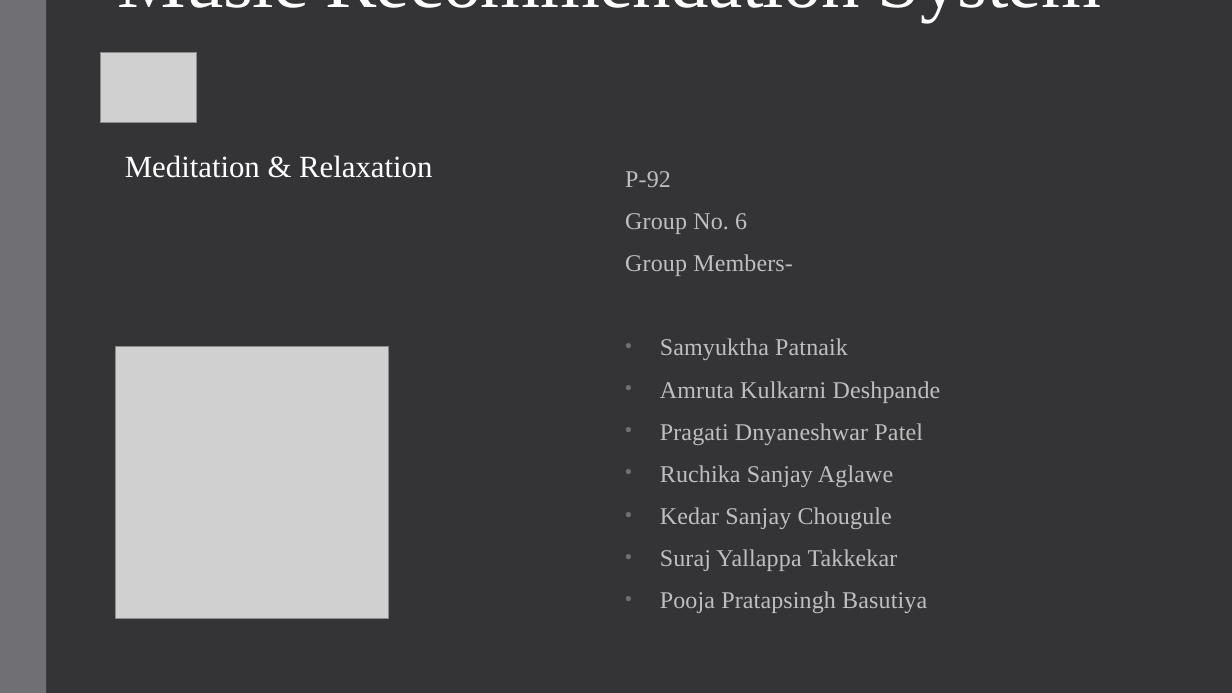
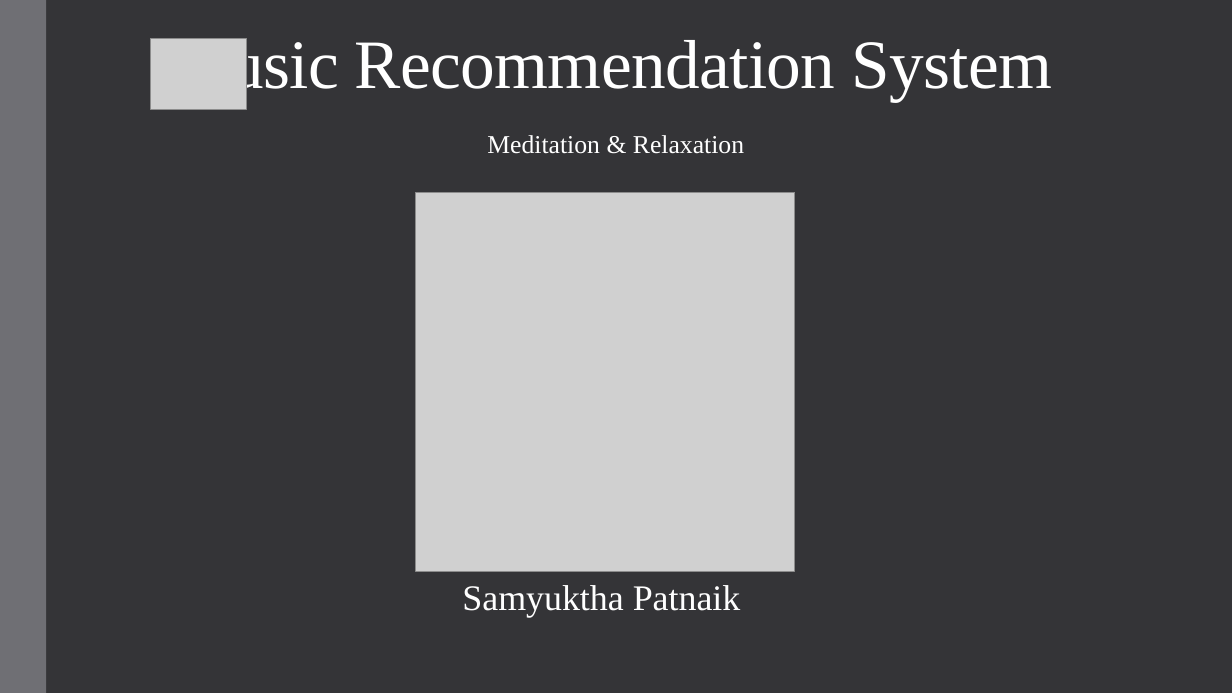
Before and after one commit to SamyukthaPatnaik/Music-Recommendation-System, a slide deck: slide 1 of P-92 Final Presentation.pptx. Drawn at 1232x693 pixels with LibreOffice and Linux fonts; fonts in the diff are those of the drawing; grey boxes stand for pictures. Boxes give left, top, right and bottom in pixels: in the first picture for what was removed or moved away, otherwise in the second. Text is boxed around its words. In the diff, an @@ line names an element or a change of style, - is before the commit and + after.

```diff
--- a/P-92 Final Presentation.pptx
+++ b/P-92 Final Presentation.pptx
@@ picture: place and size @@
-picture at [101, 52, 197, 123]
+picture at [151, 39, 247, 110]
@@ title "Music Recommendation System": place and size @@
-title "Music Recommendation System" at [117, 0, 1101, 22]
+title "Music Recommendation System" at [168, 34, 1052, 102]
@@ title "Music Recommendation System" at [168, 34, 1052, 102]: size 60 to 54 pt @@
@@ text "Meditation & Relaxation": place and size @@
-text "Meditation & Relaxation" at [125, 155, 432, 178]
+text "Meditation & Relaxation" at [487, 135, 744, 154]
@@ text "Meditation & Relaxation" at [487, 135, 744, 154]: size 24 to 20 pt; alignment left to centre @@
@@ subtitle removed at [625, 171, 941, 613] @@
-P-92
-Group No. 6
-Group Members-
-• Samyuktha Patnaik
-• Amruta Kulkarni Deshpande
-• Pragati Dnyaneshwar Patel
-• Ruchika Sanjay Aglawe
-• Kedar Sanjay Chougule
-• Suraj Yallappa Takkekar
-• Pooja Pratapsingh Basutiya
@@ picture: place and size @@
-picture at [116, 347, 388, 619]
+picture at [416, 192, 795, 571]
@@ text added at [462, 585, 741, 618], 28 pt, text #FFFFFF @@
+Samyuktha Patnaik
```
Also in this commit, not shown: 3 other slides changed, 1 slide added, 1 slide removed, 1 other file.
